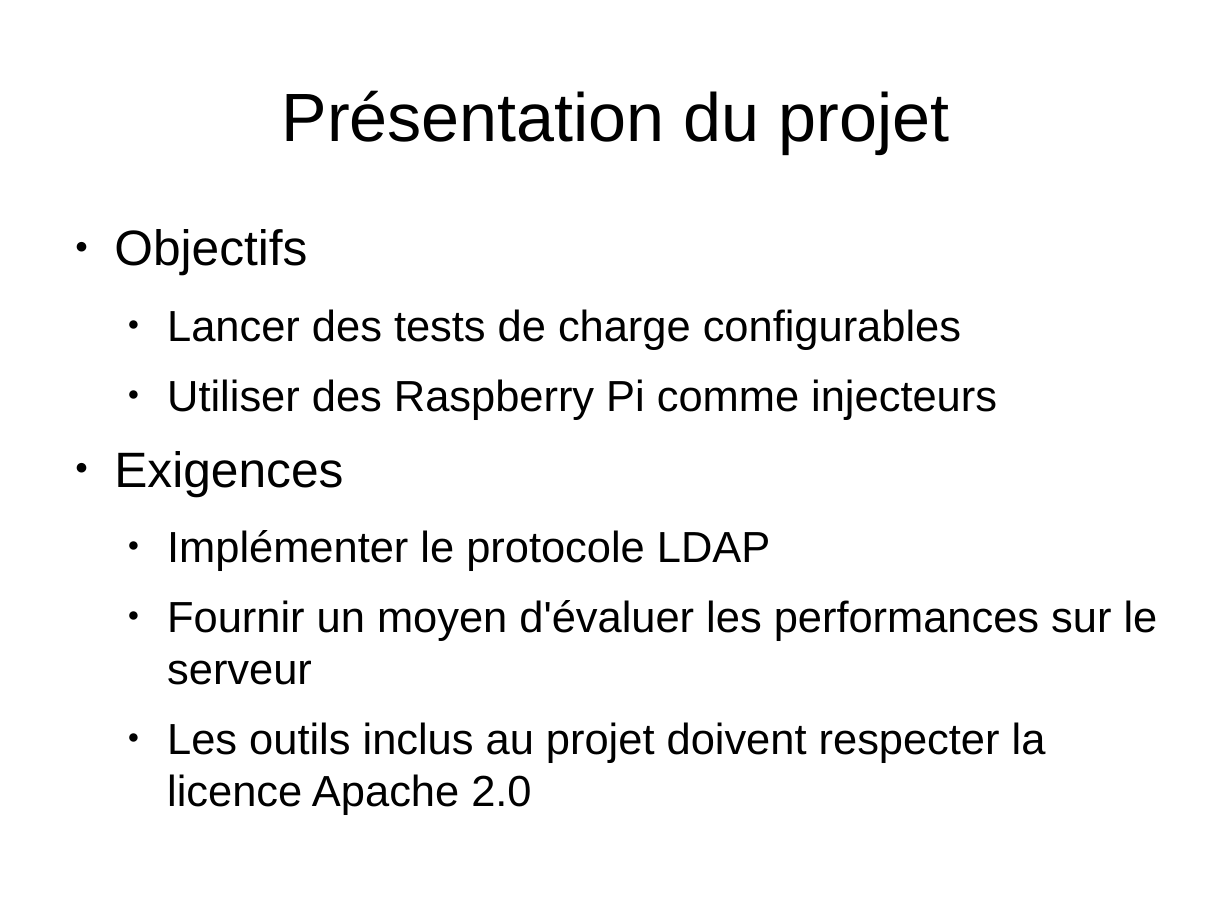
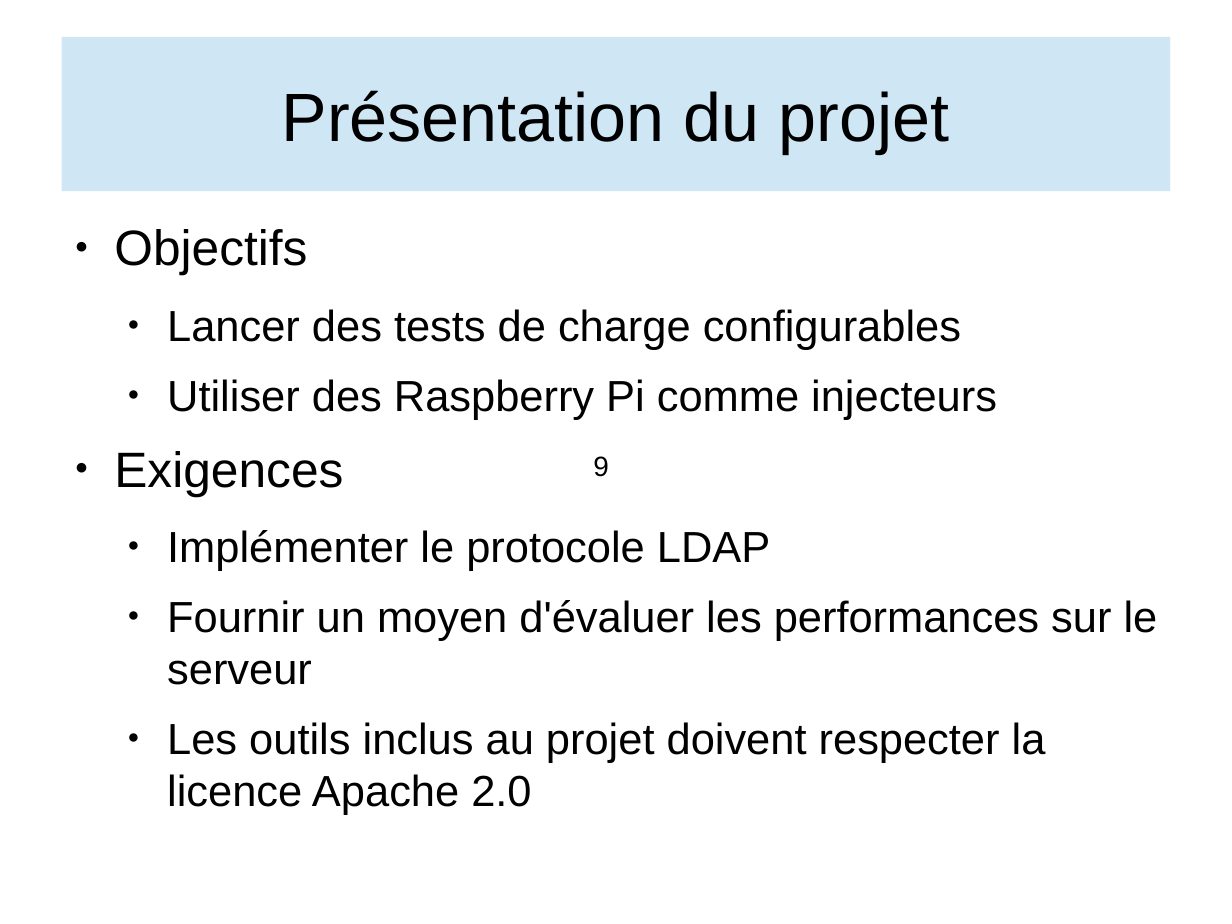
Before and after one commit to elecharny/pi-injector, a slide deck: slide 3 of Documents/Présentation.odp. Drawn at 1232x924 pixels with LibreOffice and Linux fonts; fonts in the diff are those of the drawing. Boxes give left, top, right and bottom in pixels: in the first picture for what was removed or moved away, otherwise in the second. Text is boxed around its words. In the diff, an @@ line names an element or a change of style, - is before the commit and + after.

```diff
--- a/Documents/Présentation.odp
+++ b/Documents/Présentation.odp
@@ title "Présentation du projet": place and size @@
-title "Présentation du projet" at bbox=[282, 90, 949, 153]
+title "Présentation du projet" at bbox=[61, 37, 1171, 191]
@@ title "Présentation du projet" at bbox=[61, 37, 1171, 191]: fill none to #CFE7F5 @@
@@ text added at bbox=[593, 456, 609, 477], 18 pt, text #000000 @@
+9
```
Also in this commit, not shown: 5 other slides changed, 2 slides added, 1 slide removed, 38 other files.
